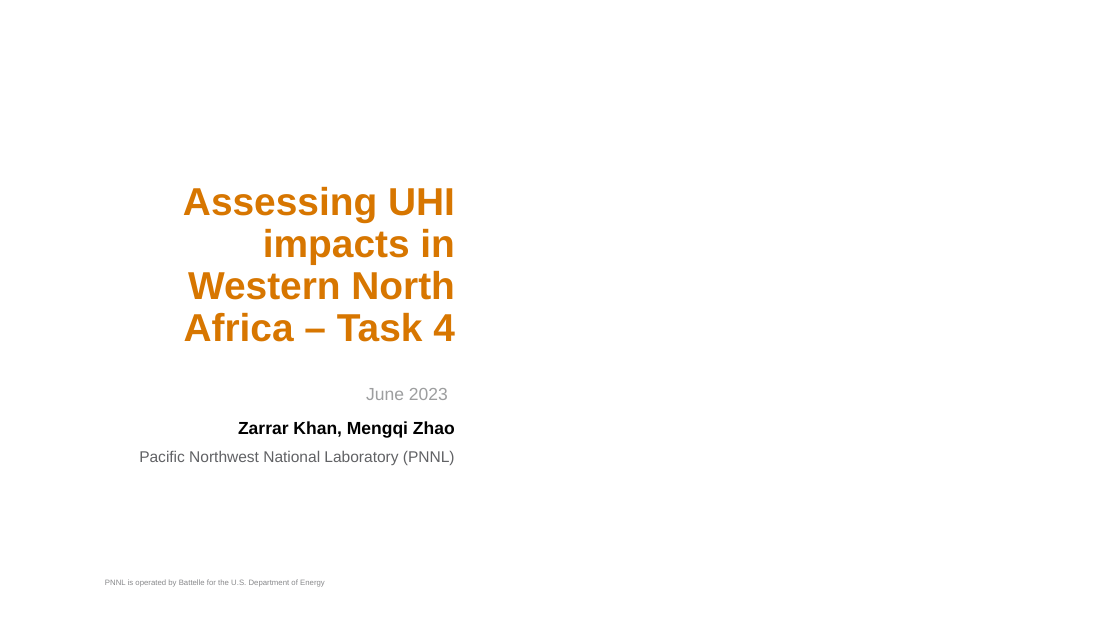
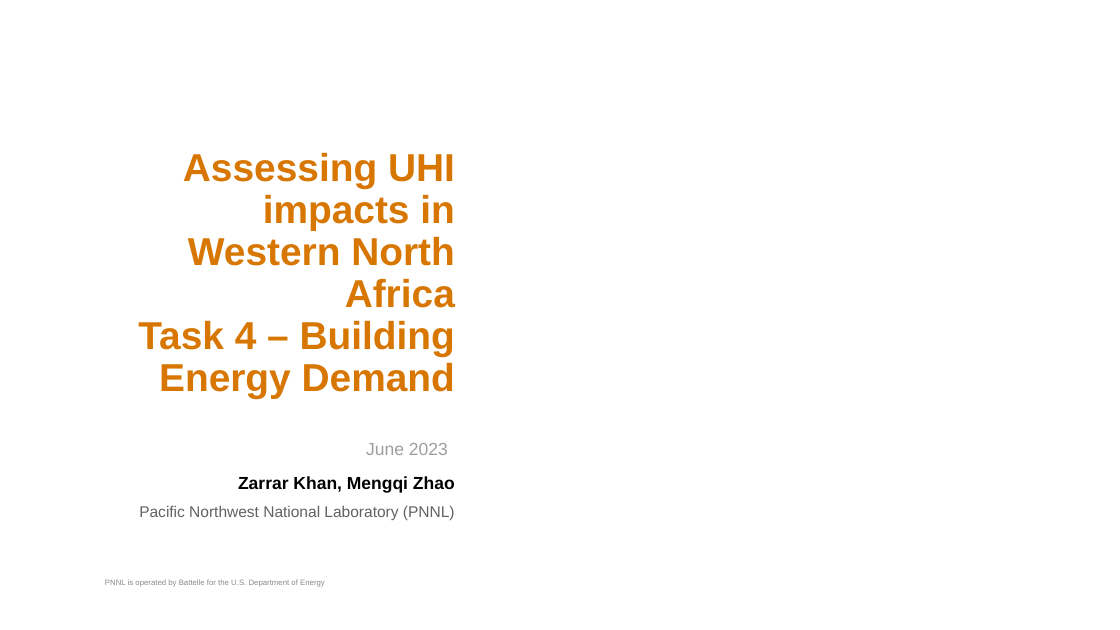
Before and after one commit to JGCRI/bed, a slide deck: slide 1 of extras/presentations/pnnl_nasa_lcluc_task_4.pptx. Drawn at 1120x630 pixels with LibreOffice and Linux fonts; fonts in the diff are those of the drawing; background and template pictures are left out. Boxes give left, top, right and bottom in pixels: in the first picture for what was removed or moved away, otherwise in the second. Text is boxed around its words. In the diff, an @@ line names an element or a change of style, - is before the commit and + after.

```diff
--- a/extras/presentations/pnnl_nasa_lcluc_task_4.pptx
+++ b/extras/presentations/pnnl_nasa_lcluc_task_4.pptx
@@ title at (x1=138, y1=152, x2=455, y2=398): text changed @@
-Assessing UHI impacts in Western North Africa – Task 4
+Assessing UHI impacts in Western North Africa
+Task 4 – Building Energy Demand
@@ 3 texts moved together from (x1=139, y1=388, x2=455, y2=465) to (x1=139, y1=443, x2=455, y2=520) @@
```
Also in this commit, not shown: 1 other slide changed, 1 slide added, 5 other files.
